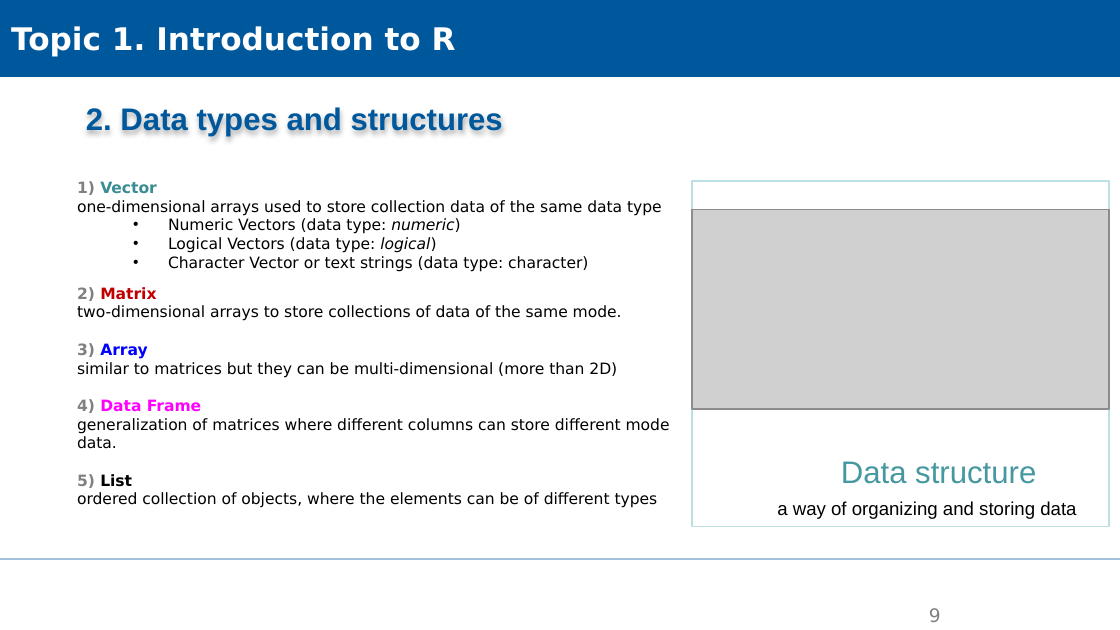
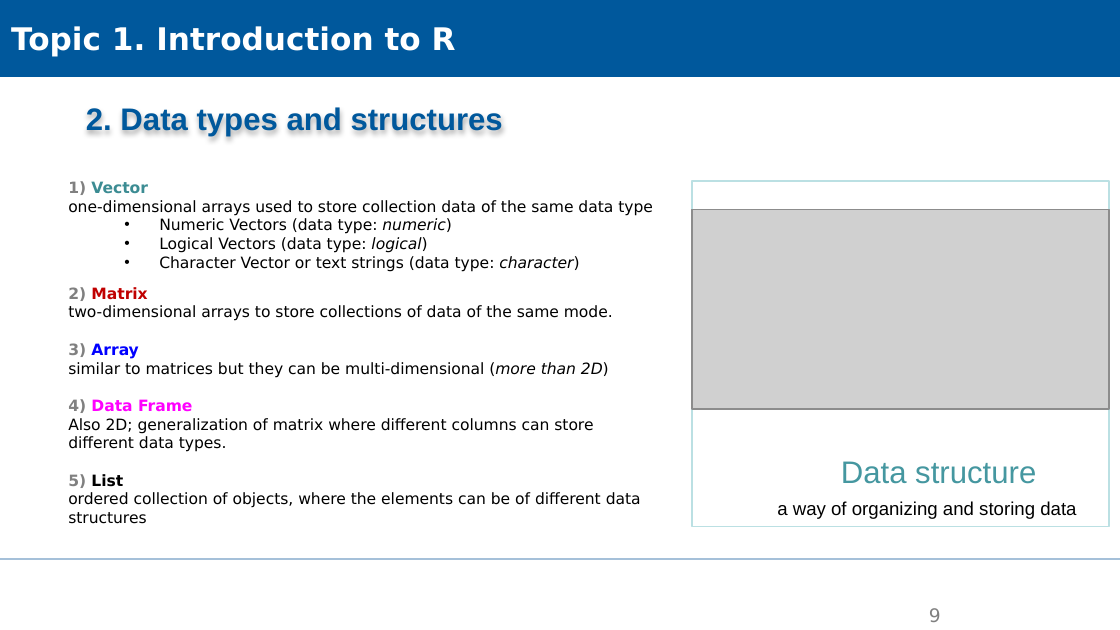
Before and after one commit to XiaoxiangGuanGFZ/FloodRiskSeminar, a slide deck: slide 9 of slides/FRS_exercise_R.pptx. Drawn at 1120x630 pixels with LibreOffice and Linux fonts; fonts in the diff are those of the drawing; grey boxes stand for pictures; background and template pictures are left out. Boxes give left, top, right and bottom in pixels: in the first picture for what was removed or moved away, otherwise in the second. Text is boxed around its words. In the diff, an @@ line names an element or a change of style, - is before the commit and + after.

```diff
--- a/slides/FRS_exercise_R.pptx
+++ b/slides/FRS_exercise_R.pptx
@@ text "1) Vector": place and size @@
-text "1) Vector" at [77, 181, 670, 508]
+text "1) Vector" at [68, 181, 653, 524]
@@ text at [68, 256, 609, 378]: italic on in "character)", "(more than 2D)" @@
@@ text at [68, 418, 593, 452]: text changed @@
-generalization of matrices where different columns can store different mode data.
+Also 2D; generalization of matrix where different columns can store different data types.
@@ text at [68, 492, 641, 524]: text changed @@
-ordered collection of objects, where the elements can be of different types
+ordered collection of objects, where the elements can be of different data structures
```
Also in this commit, not shown: 4 other slides changed, 1 slide added, 2 other files.
